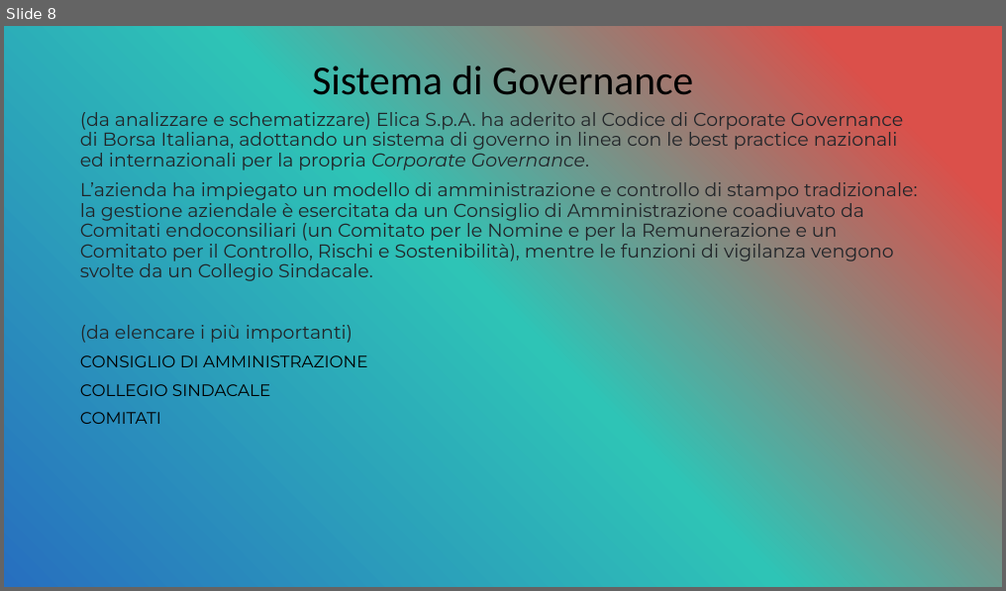
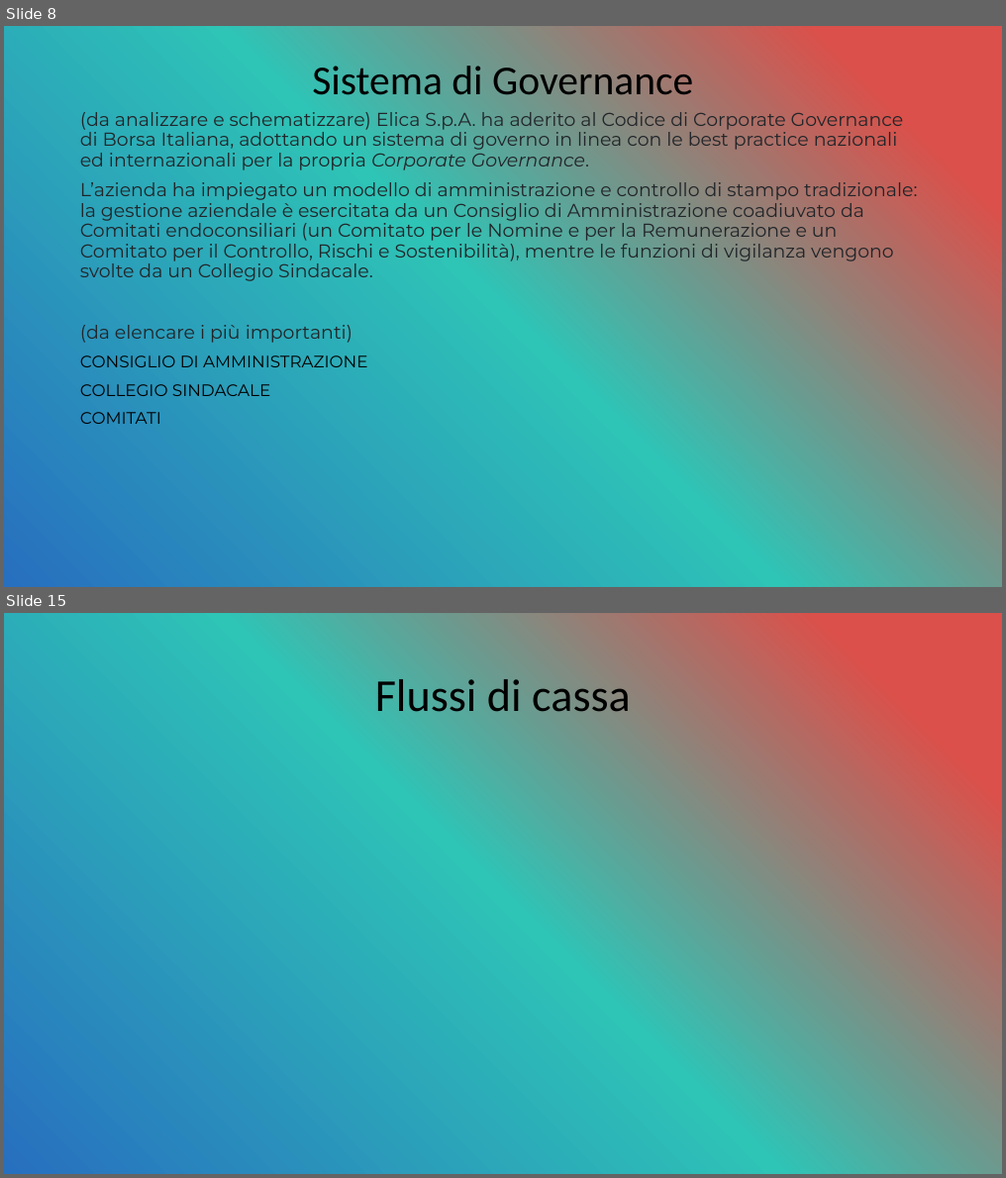
Before and after one commit to OMGitsDrake/PWEOA23-IDueMoschettieri, a slide deck: I Due Moschettieri.pptx. Shown one above the other, each under a label of ours: slide 8 before the commit, slides 8 and 15 after it; the slides between them are not shown. The pictures are 1006x591 and 1006x1178 pixels, drawn with LibreOffice and Linux fonts; fonts in the diff are those of the drawing. Boxes give left, top, right and bottom in pixels: in the first picture for what was removed or moved away, otherwise in the second. Text is boxed around its words. In the diff, an @@ line names an element or a change of style, - is before the commit and + after.

```diff
--- a/I Due Moschettieri.pptx
+++ b/I Due Moschettieri.pptx
@@ slide 15 added at box(4, 613, 1002, 1174), background gradient #DB504A to #2EC4B6 to #276FBF @@
@@ title added at box(375, 679, 631, 712), 44 pt, text #000000 @@
+Flussi di cassa
```
Also in this commit, not shown: 1 slide changed, 5 other slides added.
